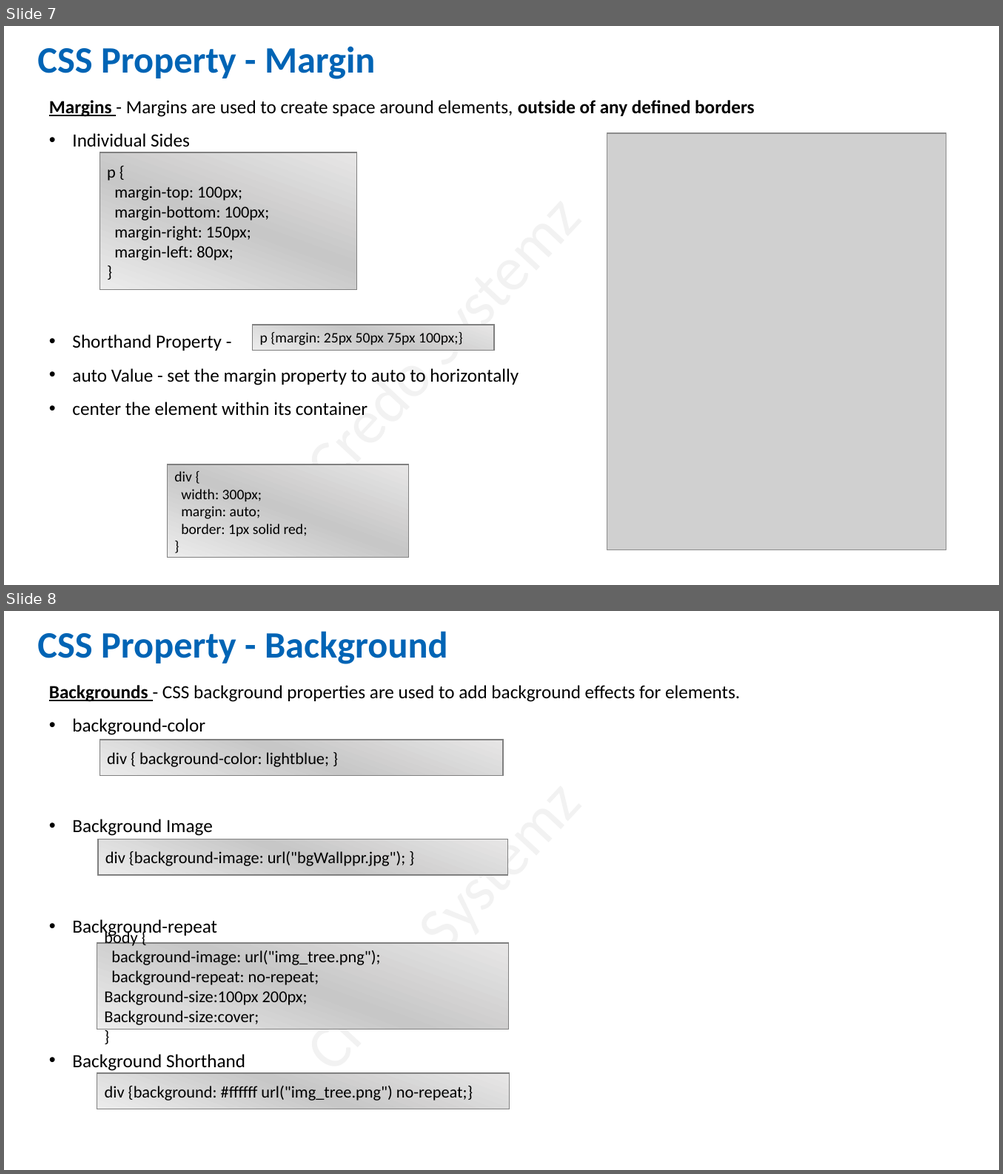
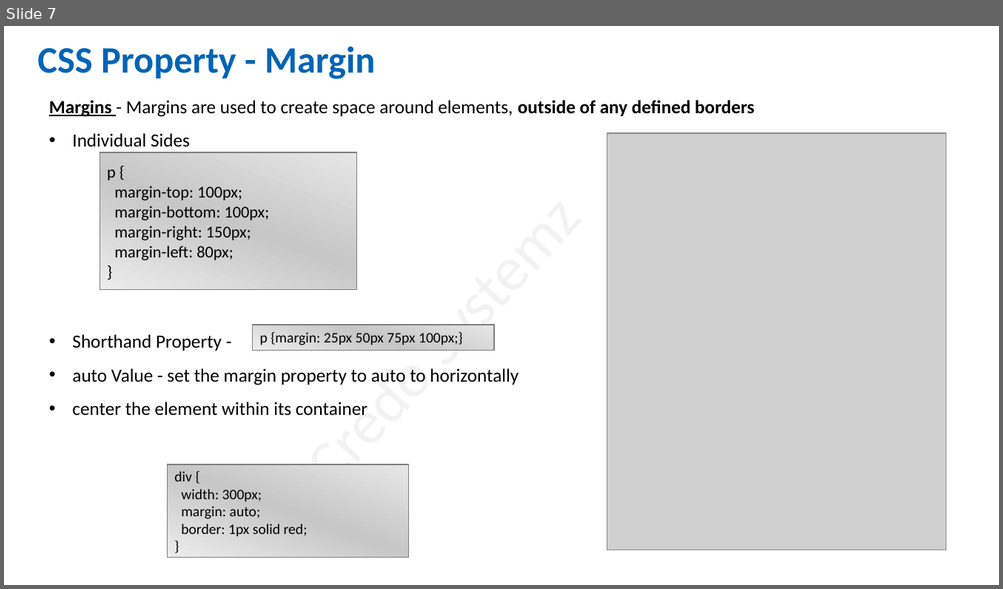
Before and after one commit to salman3009/newtownJuneBatch, a slide deck: June_Batch/2CSS/July-2022/04-07-22/CSS-BoxModal-Background-font-font-family-navigation-list.pptx. Shown one above the other, each under a label of ours: slides 7 and 8 before the commit, slide 7 after it. The pictures are 1003x1174 and 1003x589 pixels, drawn with LibreOffice and Linux fonts; fonts in the diff are those of the drawing; grey boxes stand for pictures. Boxes give left, top, right and bottom in pixels: in the first picture for what was removed or moved away, otherwise in the second. Text is boxed around its words. In the diff, an @@ line names an element or a change of style, - is before the commit and + after.

```diff
--- a/June_Batch/2CSS/July-2022/04-07-22/CSS-BoxModal-Background-font-font-family-navigation-list.pptx
+++ b/June_Batch/2CSS/July-2022/04-07-22/CSS-BoxModal-Background-font-font-family-navigation-list.pptx
@@ slide 8 removed at bbox=[4, 611, 999, 1170], background #FFFFFF; not listed: 1 template element that a slide beside it also shows @@
@@ text removed at bbox=[37, 631, 448, 664] @@
-CSS Property - Background
@@ text removed at bbox=[49, 685, 740, 1071] @@
-Backgrounds - CSS background properties are used to add background effects for elements.
-• background-color
-• Background Image
-• Background-repeat
-• Background Shorthand
@@ rectangle removed at bbox=[99, 740, 504, 776] @@
-div { background-color: lightblue; }
@@ rectangle removed at bbox=[98, 840, 508, 875] @@
-div {background-image: url("bgWallppr.jpg"); }
@@ rectangle removed at bbox=[97, 943, 509, 1030] @@
-body {
-background-image: url("img_tree.png");
-background-repeat: no-repeat;
-Background-size:100px 200px;
-Background-size:cover;
-}
@@ rectangle removed at bbox=[97, 1073, 510, 1110] @@
-div {background: #ffffff url("img_tree.png") no-repeat;}
```
Also in this commit, not shown: 9 other slides removed, 25 other files.
